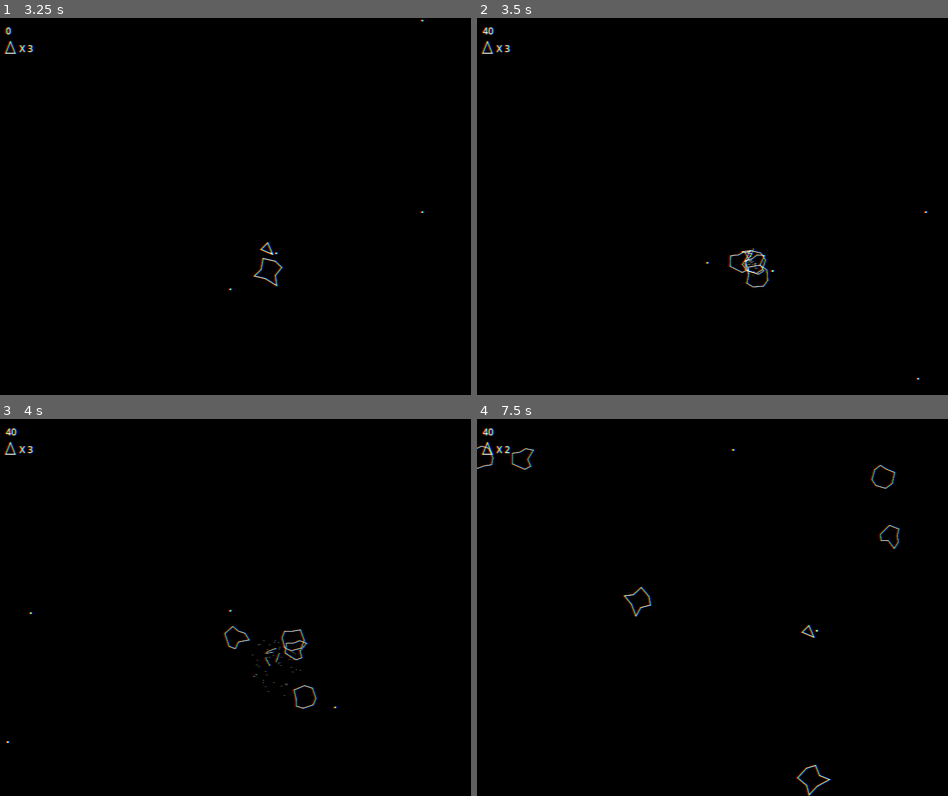
Above: before the commit, frames 1-4 (two rows, left to right).
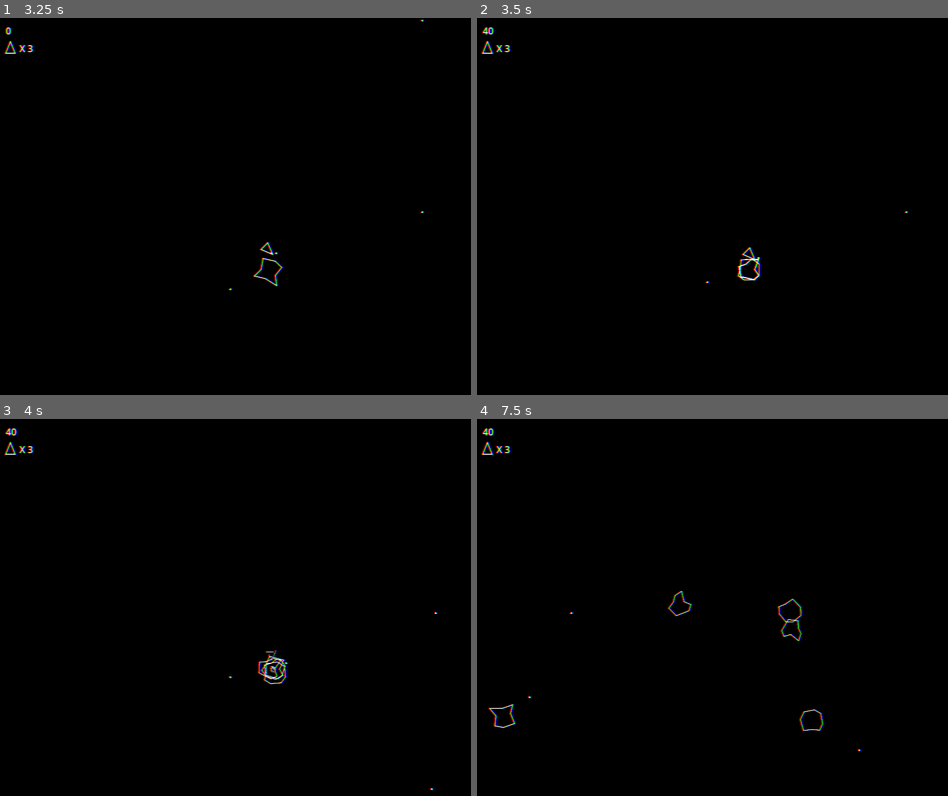
Above: after the commit, the same moments.

Repository: edudf90/asteroids-godot
Game: Godot game, scene res://game/game.tscn
The game is run twice, just before and just after one commit, with the same random seed, the same clock (stepped at 60 frames per second) and the same inputs.
Inputs:
- Up to frame 1 (3.25 s): tap Enter (ui_accept) at 0.5, 0.77, 1.52, 2.75, 3.02 s; hold Right (ui_right) 0.53-1.28 s; hold Left (ui_left) 1.28-2.03 s; hold Right (ui_right) 2.03-2.78 s; hold Up (ui_up) from 2.78 s (still down)
- Up to frame 2 (3.5 s): keep holding Up (ui_up)
- Up to frame 3 (4 s): release Up (ui_up) at 3.53 s; hold Left (ui_left) from 3.53 s (still down); tap Enter (ui_accept) at 3.77 s
- Up to frame 4 (7.5 s): tap Enter (ui_accept) at 4.52, 6.02, 6.77 s; release Left (ui_left) at 5.78 s; hold Right (ui_right) 5.78-6.53 s; hold Up (ui_up) 6.53-7.28 s; hold Right (ui_right) from 7.28 s (still down)

Frame 1 is identical in both runs. In frame 2, 0.5% of the frame differs, in the area x 48-96%, y 51-96%; in frame 3, 0.7%; in frame 4, 1.2%, in the area x 0-90%, y 7-100%.

Commit message:
Add pause and slow motion when player dies.

Diff:
--- /dev/null
+++ b/player/death_pause_timer.gd
@@ -0,0 +1,15 @@
+extends Timer
+
+
+# Called when the node enters the scene tree for the first time.
+func _ready():
+	pass # Replace with function body.
+
+
+# Called every frame. 'delta' is the elapsed time since the previous frame.
+func _process(delta):
+	pass
+
+
+func _on_timeout():
+	get_tree().paused = false
--- a/player/player.gd
+++ b/player/player.gd
@@ -36,6 +36,7 @@
 	respawn_timer = Timer.new()
 	add_child(respawn_timer)
 	respawn_timer.connect("timeout", respawn)
+	$DeathPauseTimer.connect("timeout", unpause)
 
 # Called every frame. 'delta' is the elapsed time since the previous frame.
 func _physics_process(delta):
@@ -77,15 +78,20 @@
 
 func handle_collision(area : Area2D):
 	if area.is_in_group("asteroid"):
-		player_alive = false
-		$Area2D.set_deferred("monitorable", false)
-		$Area2D.set_deferred("monitoring", false)
-		$Area2D/ShipPolygon.modulate = Color8(255, 255, 255, 0)
-		set_explosion_angles()
-		$ExplosionDown.emitting = true
-		$ExplosionRight.emitting = true
-		$ExplosionLeft.emitting = true
-		explosiont_timer.start(1.75)
+		$DeathPauseTimer.start()
+		get_tree().paused = true
+
+func unpause():
+	player_alive = false
+	Engine.time_scale = 0.35
+	$Area2D.set_deferred("monitorable", false)
+	$Area2D.set_deferred("monitoring", false)
+	$Area2D/ShipPolygon.modulate = Color8(255, 255, 255, 0)
+	set_explosion_angles()
+	$ExplosionDown.emitting = true
+	$ExplosionRight.emitting = true
+	$ExplosionLeft.emitting = true
+	explosiont_timer.start(1.75)
 
 func set_explosion_angles():
 	var rotation_module = int(rotation_degrees) % 360
@@ -146,6 +152,7 @@
 	$Area2D/ShipPolygon.modulate = Color8(255, 255, 255, 255)
 
 func respawn():
+	Engine.time_scale = 1
 	respawn_timer.stop()
 	velocity = INITIAL_VELOCITY
 	position = INITIAL_POSITION
--- a/player/player.tscn
+++ b/player/player.tscn
@@ -1,9 +1,10 @@
-[gd_scene load_steps=10 format=3 uid="uid://vg05ae1ggjve"]
+[gd_scene load_steps=11 format=3 uid="uid://vg05ae1ggjve"]
 
 [ext_resource type="Script" path="res://player/player.gd" id="1_2jnle"]
 [ext_resource type="Script" path="res://player/ship_polygon.gd" id="2_l22ks"]
 [ext_resource type="Script" path="res://components/polygon_border_drawer.gd" id="3_3gsxs"]
 [ext_resource type="Texture2D" uid="uid://bcd0ckp4m25w6" path="res://texture-particle2.png" id="4_majpg"]
+[ext_resource type="Script" path="res://player/death_pause_timer.gd" id="5_8immc"]
 
 [sub_resource type="Animation" id="Animation_d3n3i"]
 resource_name = "blink"
@@ -113,4 +114,11 @@
 one_shot = true
 explosiveness = 1.0
 
+[node name="DeathPauseTimer" type="Timer" parent="."]
+process_mode = 3
+wait_time = 0.5
+one_shot = true
+script = ExtResource("5_8immc")
+
 [connection signal="timeout" from="ShootingCooldown" to="." method="_on_shooting_cooldown_timeout"]
+[connection signal="timeout" from="DeathPauseTimer" to="DeathPauseTimer" method="_on_timeout"]
